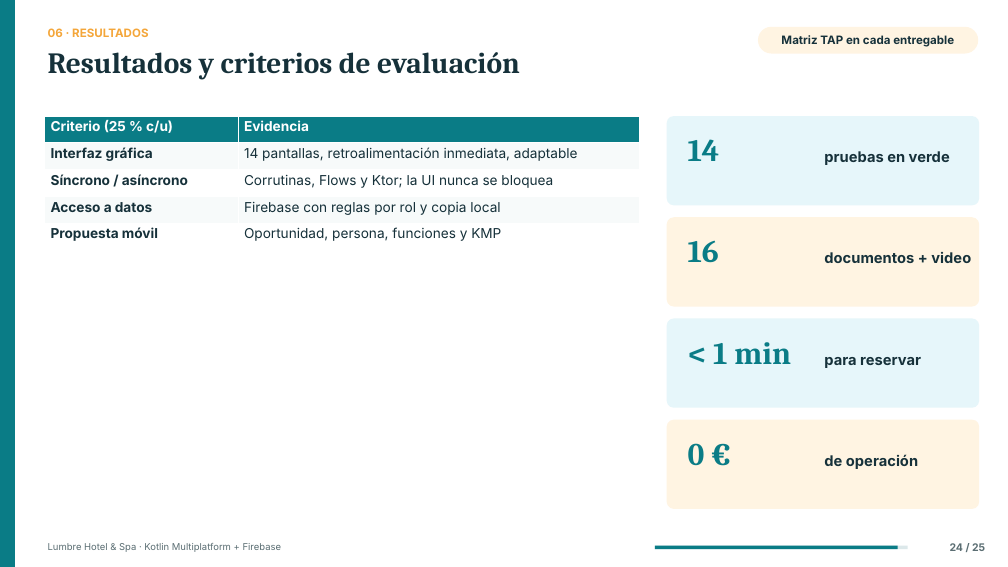
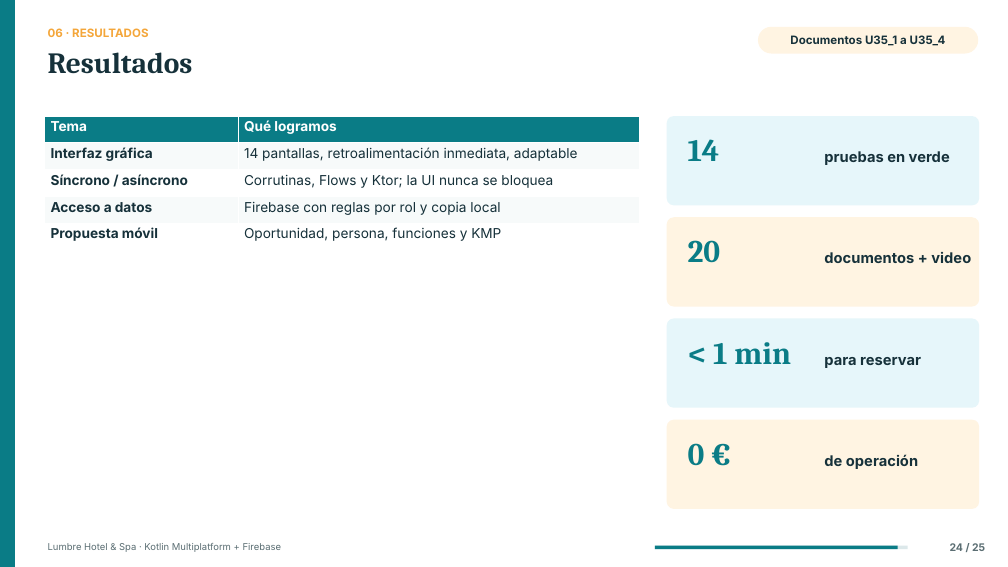
Before and after one commit to JanCarliux24/hotel-lumbre, a slide deck: slide 24 of docs/entregables/Presentacion_Proyecto_Lumbre.pptx. Drawn at 1008x567 pixels with LibreOffice and Linux fonts; fonts in the diff are those of the drawing. Boxes give left, top, right and bottom in pixels: in the first picture for what was removed or moved away, otherwise in the second. Text is boxed around its words. In the diff, an @@ line names an element or a change of style, - is before the commit and + after.

```diff
--- a/docs/entregables/Presentacion_Proyecto_Lumbre.pptx
+++ b/docs/entregables/Presentacion_Proyecto_Lumbre.pptx
@@ text at [48,52,193,74]: text changed @@
-Resultados y criterios de evaluación
+Resultados
@@ text in rounded rectangle at [790,35,946,46]: text changed @@
-Matriz TAP en cada entregable
+Documentos U35_1 a U35_4
@@ table at [45,116,640,250] @@
-row 1, column 1: Criterio (25 % c/u)
+row 1, column 1: Tema
-row 1, column 2: Evidencia
+row 1, column 2: Qué logramos
@@ text at [688,240,721,263]: text changed @@
-16
+20
```
Also in this commit, not shown: 4 other slides changed, 30 other files.
